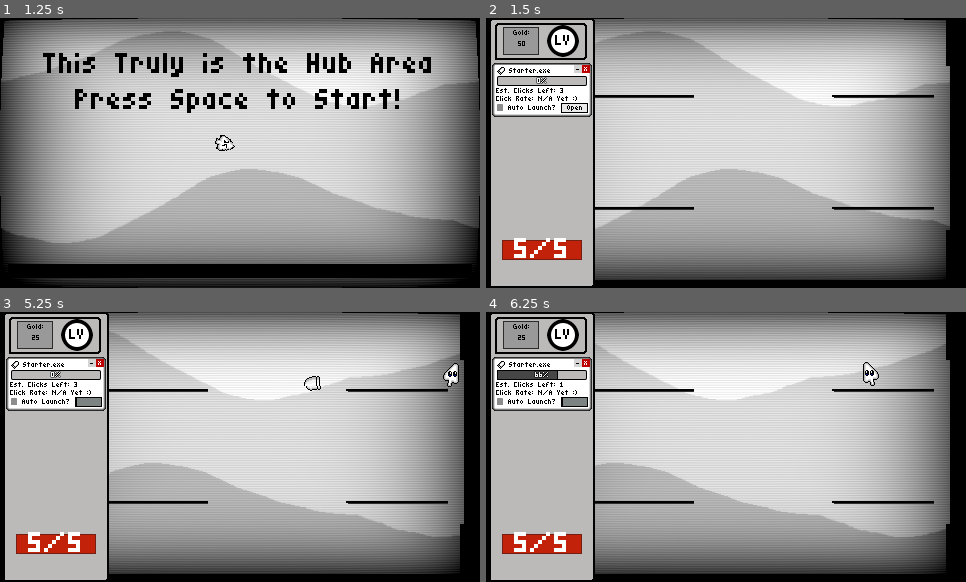
Above: before the commit, frames 1-4 (two rows, left to right).
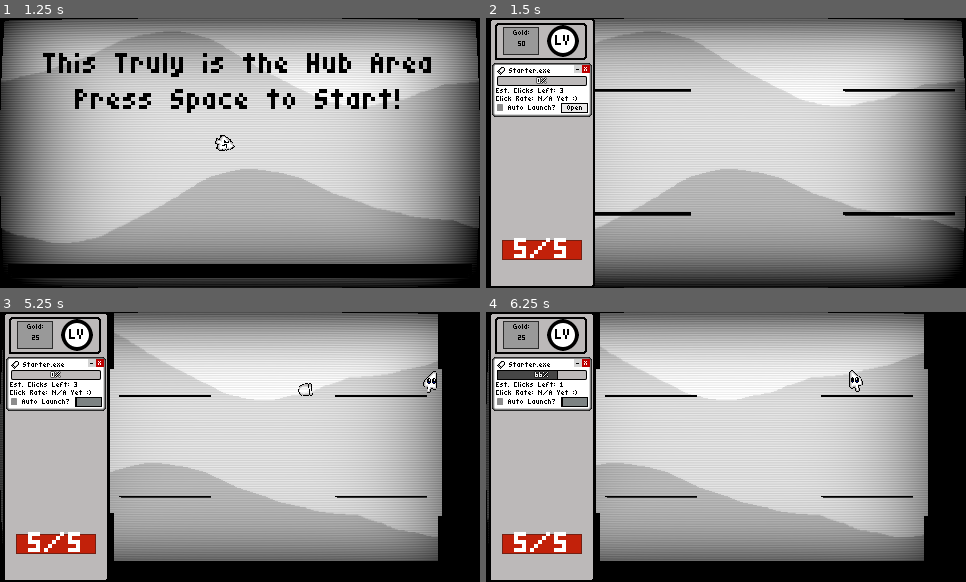
Above: after the commit, the same moments.

Repository: TNT-A/clicker-game-platformer
Game: Godot game, scene res://main_menu/main_menu.tscn
The game is run twice, just before and just after one commit, with the same random seed, the same clock (stepped at 60 frames per second) and the same inputs.
Inputs (mouse positions are in pixels of both pictures, inside the frame that each line leads up to):
- Up to frame 1 (1.25 s): click "Quick Start" at 0.5 s
- Up to frame 2 (1.5 s): tap Space at 1.25 s; move the mouse to (831, 139) at 1.27 s; hold D (Move_Right) from 1.28 s (still down); tap = (Maximize) at 1.35 s
- Up to frame 3 (5.25 s): tap Enter (ui_accept) at 1.52 s; tap - (Minimize) at 1.55, 5.1 s; release D (Move_Right) at 2 s; click "Auto Launch?" at 2 s; click "Auto Launch?" at 2.75 s; click "LV" at 3.5 s; click "Open" at 4.25 s; move the mouse to (144, 460) at 5.02 s; hold D (Move_Right) from 5.03 s (still down)
- Up to frame 4 (6.25 s): tap Enter (ui_accept) at 5.27 s; tap = (Maximize) at 5.3 s; move the mouse to (774, 387) at 5.77 s; release D (Move_Right) at 5.78 s; press the mouse at (774, 387) at 5.78 s; hold A (Move_Left) from 5.78 s (still down); tap - (Minimize) at 6.05 s

Frame 1 is identical in both runs. In frame 2, 6.2% of the frame differs, in the area x 22-100%, y 0-100%; in frame 3, 10%; in frame 4, 10%, in the area x 0-97%, y 0-98%.

Commit message:
Finished Basis of Enemy Manager v2
Added the logic for when to spawn enemies. Atp, the game will spend 1/4 of the credits at the start of the room to spawn a wave of enemies. After that, it'll work on a timer, spawning enemies every 4-6 seconds. However, it will also adjust if/when to spawn enemies depending on the current number of enemies in the room compared to the expected number of enemies (Ex: of you're expected to have around 4 enemies in the room and there are only 2, it's much more likely to spawn an enemy when the timer goes off compared to if there are 8 enemies in the room when there are expected to be only 4. Additionally, whenever you kill an enemy the same function is run, meaning whenever you kill an enemy, if there are only a few other enemies in the room, there is a high chance another one will spawn. Each spawn case uses credits, and the room ends when there are no longer enough credits to spawn any more enemies, as well as if all enemies in the room are dead.

It's pretty basic right now, but it serves it's purpose well enough. I'll definitely make changes to it later, but I think it's much better than the previous system.

I also added a spawn indicator for enemies so they won't just randomly spawn on top of the player

I also made it so the credit count and expected enemy count of each level scales with how late into the game the player is. The scaling is really rudimentary atp, but it will be updated later on.

Diff:
--- /dev/null
+++ b/clicker-platformer/enemies/spawn_indicator/spawn_indicator.gd
@@ -0,0 +1,12 @@
+extends Node2D
+class_name SpawnIndicator
+
+var enemy_to_spawn : PackedScene
+var spawn_pos : Vector2
+
+func _on_wait_timer_timeout() -> void:
+	var new_enemy = enemy_to_spawn.instantiate()
+	new_enemy.global_position = spawn_pos
+	get_parent().call_deferred("add_child", new_enemy)
+	SignalBus.enemy_spawned.emit(new_enemy)
+	queue_free()
--- /dev/null
+++ b/clicker-platformer/enemies/spawn_indicator/spawn_indicator.tscn
@@ -0,0 +1,22 @@
+[gd_scene load_steps=2 format=3 uid="uid://8uup3yo1jypf"]
+
+[ext_resource type="Script" uid="uid://b5wgh0bhqw5wo" path="res://enemies/spawn_indicator/spawn_indicator.gd" id="1_qvj8x"]
+
+[node name="SpawnIndicator" type="Node2D"]
+script = ExtResource("1_qvj8x")
+
+[node name="IndicatorSprite" type="Sprite2D" parent="."]
+
+[node name="IndicatorRect" type="ColorRect" parent="."]
+offset_left = -4.0
+offset_top = -4.0
+offset_right = 4.0
+offset_bottom = 4.0
+color = Color(1, 0.105882354, 0.20392157, 1)
+
+[node name="WaitTimer" type="Timer" parent="."]
+wait_time = 1.5
+one_shot = true
+autostart = true
+
+[connection signal="timeout" from="WaitTimer" to="." method="_on_wait_timer_timeout"]
--- a/clicker-platformer/enemy_controller/enemy_controller.gd
+++ b/clicker-platformer/enemy_controller/enemy_controller.gd
@@ -1,13 +1,16 @@
 extends Node2D
 
-@onready var spawn_indicator_scene : PackedScene
+@onready var spawn_indicator_scene : PackedScene = preload("res://enemies/spawn_indicator/spawn_indicator.tscn")
+@onready var spawn_timer: Timer = $SpawnTimer
 
 @export var pool_resource : EnemyPoolResource
 var game_manager : GameManager
 var current_room : Room
 var room_pos : Vector2 = Vector2(0,0)
 
-var credits : float = 100.0
+var template_credits : float = 50.0
+var base_credits : float = 50.0
+var credits : float = 0.0
 var enemy_count : int
 
 var active_enemies : Array = [
@@ -24,13 +27,17 @@
 func _ready() -> void:
 	game_manager = get_parent()
 	SignalBus.room_started.connect(start_room)
+	SignalBus.enemy_spawned.connect(register_enemy)
 	SignalBus.enemy_killed.connect(check_death)
 	set_pool()
 
 func start_room(room:Room):
+	base_credits = template_credits * (1.0 + (InfoManager.floor_num / 10))
+	expected_enemy_num = 4 + InfoManager.floor_num
 	current_room = room
 	room_pos = current_room.global_position
 	enemy_count = 0
+	credits = base_credits
 	if room.pool_resource:
 		pool_resource = room.pool_resource
 		set_pool()
@@ -51,7 +58,7 @@
 		if cost <= lowest_credits:
 			lowest_credits = cost
 
-#All logic behind  spawning enemies
+#All logic behind spawning enemies
 #region
 #Chooses an enemy that is spawnable given conditions, and starts the spawning process
 func pick_spawn(array : Array[PackedScene]):
@@ -63,38 +70,44 @@
 			enemy_list.remove_at(enemy_list.find(enemy))
 			pick_spawn(enemy_list)
 		else:
-			spawn_enemy(enemy, pick_position())
+			spawn_enemy_with_indicator(enemy, pick_position())
 			return credit_cost[enemy]
 
 #Rewrite later, for now it just picks fully random positions
 #In the future it should be specified on a map by map basic, because we don't want enemies spawing in walls
 #Could also take an enemy value parameter in case some enemies have specific spawn locations/conditions
 func pick_position():
-	var margin : int = 30
-	return Vector2(randi_range(0 + margin, 480 - margin), randi_range(0 + margin, 270 - margin))
+	var margin : int = 70
+	return room_pos + Vector2(randi_range(0 + margin, 480 - margin), randi_range(0 + margin, 270 - margin))
 
 #Spawns an enemy and adds it to the scene as well as internal list of spawned enemies
-#Also spends crdits to spawn each one
+#Also spends credits to spawn each one
 func spawn_enemy(enemy:PackedScene, pos:Vector2):
 	var new_enemy = enemy.instantiate()
 	active_enemies.append(new_enemy)
 	enemy_count += 1
 	new_enemy.global_position = pos
-	add_child(new_enemy)
+	call_deferred("add_child", new_enemy)
 
-#Not implemented yet
+#Spawns an enemy via a spawn indicator, letting the player know where they'll appear
 func spawn_enemy_with_indicator(enemy:PackedScene, pos:Vector2):
-	var new_enemy = enemy.instantiate()
-	active_enemies.append(new_enemy)
+	var enemy_indicator : SpawnIndicator = spawn_indicator_scene.instantiate()
+	enemy_indicator.global_position = pos
+	enemy_indicator.spawn_pos = pos
+	enemy_indicator.enemy_to_spawn = enemy
+	add_child(enemy_indicator)
+	credits -= credit_cost[enemy]
+
+#Adds the spawned enemy to the active_enemies list and increaes enemy_count
+func register_enemy(enemy:Enemy):
+	active_enemies.append(enemy)
 	enemy_count += 1
-	new_enemy.global_position = pos
-	add_child(new_enemy)
-	credits -= credit_cost[enemy]
 
 #Logic for the original spawning of enemies at the start of a room
 func init_spawn():
 	var sub_credits = credits/4
 	cred_spawn(sub_credits)
+	reset_timer()
 
 #Spawns 1 enemy based on weights and credits
 func solo_spawn():
@@ -119,6 +132,35 @@
 		if pot_cred is float:
 			cred -= pot_cred
 	credits -= sub_credits
+
+var expected_enemy_num : int = 5
+var base_spawn_time : float = 6.0
+var spawn_time_margin : float = 1.0
+func reset_timer():
+	spawn_timer.wait_time = randf_range(base_spawn_time - spawn_time_margin, base_spawn_time + spawn_time_margin)
+	spawn_timer.start()
+
+func analyze_spawn():
+	var state_offset = enemy_count - expected_enemy_num
+	if enemy_count <= expected_enemy_num/3:
+		solo_spawn()
+	elif state_offset <= 0:
+		var rand = randi_range(0, 2)
+		if rand == 0:
+			var num_spawn = randi_range(1, 1 + (state_offset/2))
+			multi_spawn(num_spawn)
+		elif rand == 1:
+			solo_spawn()
+	elif state_offset > 0:
+		var rand = randi_range(0, 100)
+		var spawn_chance = 50 * (1.0 + (state_offset/10))
+		if rand > spawn_chance:
+			solo_spawn()
+
+func _on_spawn_timer_timeout() -> void:
+	analyze_spawn()
+	reset_timer()
+
 #endregion
 
 func check_death(enemy):
@@ -127,3 +169,7 @@
 		enemy_count -= 1
 	if enemy_count <= 0 and credits < lowest_credits:
 		SignalBus.room_ended.emit(3, current_room)
+		print("Donezo")
+	else:
+		analyze_spawn()
+		reset_timer()
--- a/clicker-platformer/enemy_controller/enemy_controller.tscn
+++ b/clicker-platformer/enemy_controller/enemy_controller.tscn
@@ -6,3 +6,8 @@
 [node name="EnemyController" type="Node2D"]
 script = ExtResource("1_afugh")
 pool_resource = ExtResource("2_tw47w")
+
+[node name="SpawnTimer" type="Timer" parent="."]
+one_shot = true
+
+[connection signal="timeout" from="SpawnTimer" to="." method="_on_spawn_timer_timeout"]
--- a/clicker-platformer/globals/signal_bus.gd
+++ b/clicker-platformer/globals/signal_bus.gd
@@ -35,6 +35,7 @@
 
 #Enemy Signals
 signal enemy_killed(enemy:Enemy)
+signal enemy_spawned(enemy:Enemy)
 
 #Player Signals
 signal player_health_change
--- a/clicker-platformer/room_cam/room_camera.gd
+++ b/clicker-platformer/room_cam/room_camera.gd
@@ -15,7 +15,7 @@
 func _physics_process(delta: float) -> void:
 	if !at_pos:
 		global_position = global_position.lerp(pos, 0.1)
-	#if Input.is_action_just_pressed("Maximize"):
-		#zoom += Vector2(.1, .1)
-	#if Input.is_action_just_pressed("Minimize"):
-		#zoom -= Vector2(.1, .1)
+	if Input.is_action_just_pressed("Maximize"):
+		zoom += Vector2(.1, .1)
+	if Input.is_action_just_pressed("Minimize"):
+		zoom -= Vector2(.1, .1)
Not shown, added: clicker-platformer/enemies/spawn_indicator/spawn_indicator.gd.uid
